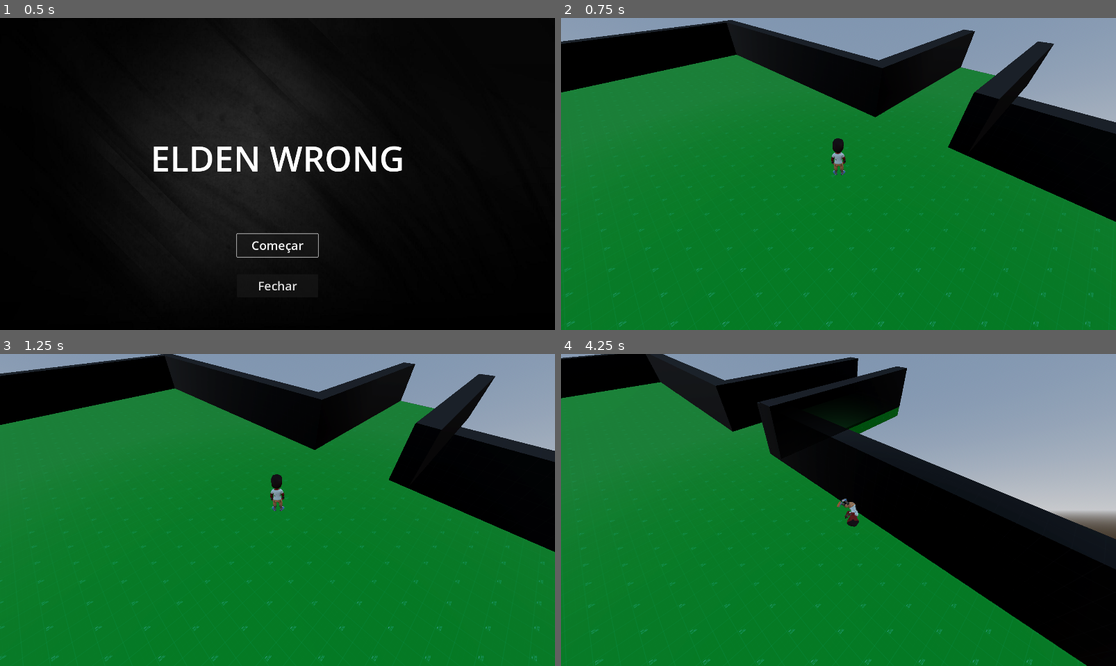
Above: before the commit, frames 1-4 (two rows, left to right).
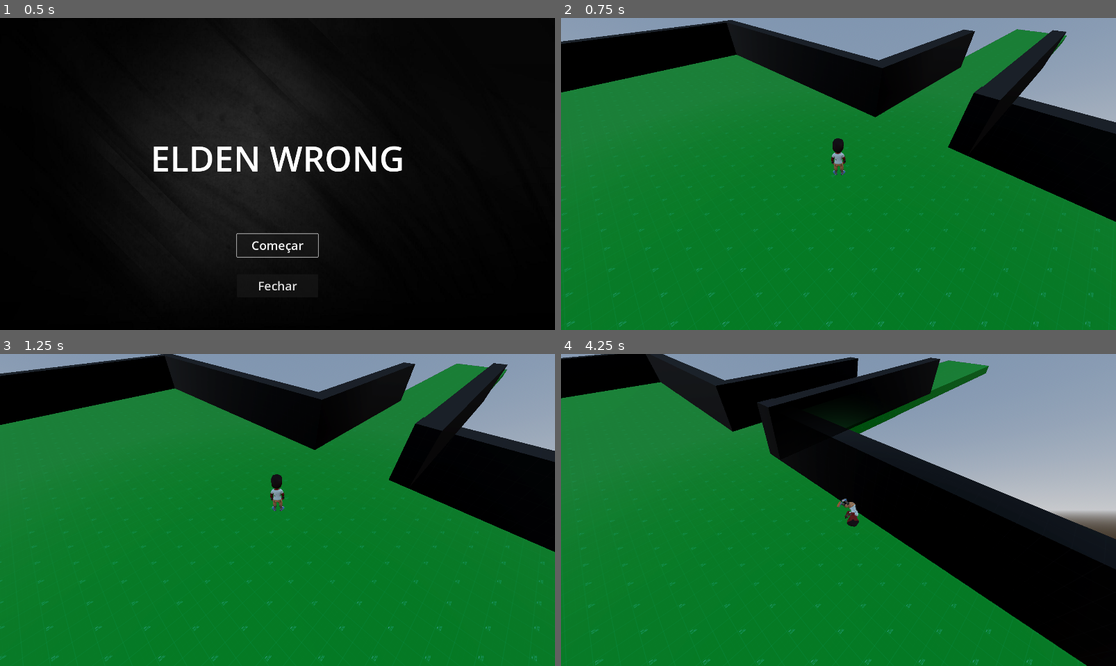
Above: after the commit, the same moments.

Repository: ohmyguigs/godot-3d-features-sandbox
Game: Godot game, scene res://scenes/MenuPrincipal/menu_principal.tscn
The game is run twice, just before and just after one commit, with the same random seed, the same clock (stepped at 60 frames per second) and the same inputs.
Inputs:
- Up to frame 1 (0.5 s): no input
- Up to frame 2 (0.75 s): click "Começar" at 0.5 s
- Up to frame 3 (1.25 s): no input
- Up to frame 4 (4.25 s): tap Enter at 1.25 s; hold D (walk_right) 1.28-2.03 s; tap Ctrl (roll) at 1.35, 3.6 s; hold S (walk_back) 2.03-2.78 s; tap Shift (sprint) at 2.1 s; hold W (walk_front) 2.78-3.53 s; hold D (walk_right) from 2.78 s (still down)

Frame 1 is identical in both runs. In frame 2, 1.4% of the frame differs, in the area x 72-92%, y 3-28%; in frame 3, 1.4%; in frame 4, 1.6%, in the area x 37-78%, y 1-27%.

Commit message:
make world 1 map bigger

Diff:
--- a/scenes/Mundo_1/world_1.tscn
+++ b/scenes/Mundo_1/world_1.tscn
@@ -41,10 +41,10 @@
 material = ExtResource("2_scxr5")
 
 [node name="wall5" type="CSGBox3D" parent="Map/forground_renders"]
-transform = Transform3D(0, -8.9407e-08, -1, -1, -4.37114e-08, 0, -4.37114e-08, 1, -8.9407e-08, 12.5479, 1.99374, 3.03168)
+transform = Transform3D(0, -8.9407e-08, -1, -1, -4.37114e-08, 0, -4.37114e-08, 1, -8.9407e-08, 15.452, 1.99374, 3.07991)
 layers = 2
 use_collision = true
-size = Vector3(3, 1, 13)
+size = Vector3(3, 1, 19)
 material = ExtResource("2_scxr5")
 
 [node name="wall1" type="CSGBox3D" parent="Map/forground_renders"]
@@ -66,6 +66,12 @@
 transform = Transform3D(1, 0, 0, 0, 1, 0, 0, 0, 1, 13.0045, 0, 0)
 use_collision = true
 size = Vector3(13, 1, 6.5)
+material = ExtResource("1_mowew")
+
+[node name="Floor3" type="CSGBox3D" parent="Map/background_renders"]
+transform = Transform3D(1, 0, 0, 0, 1, 0, 0, 0, 1, 31.8365, 0, -0.0482082)
+use_collision = true
+size = Vector3(26, 1, 6.5)
 material = ExtResource("1_mowew")
 
 [node name="wall6" type="CSGBox3D" parent="Map/background_renders"]
